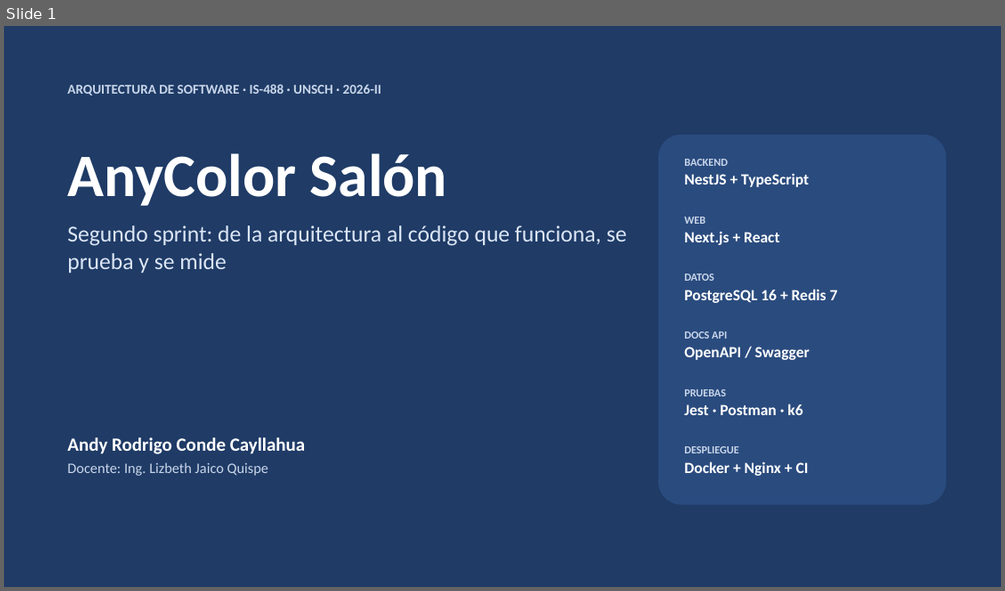
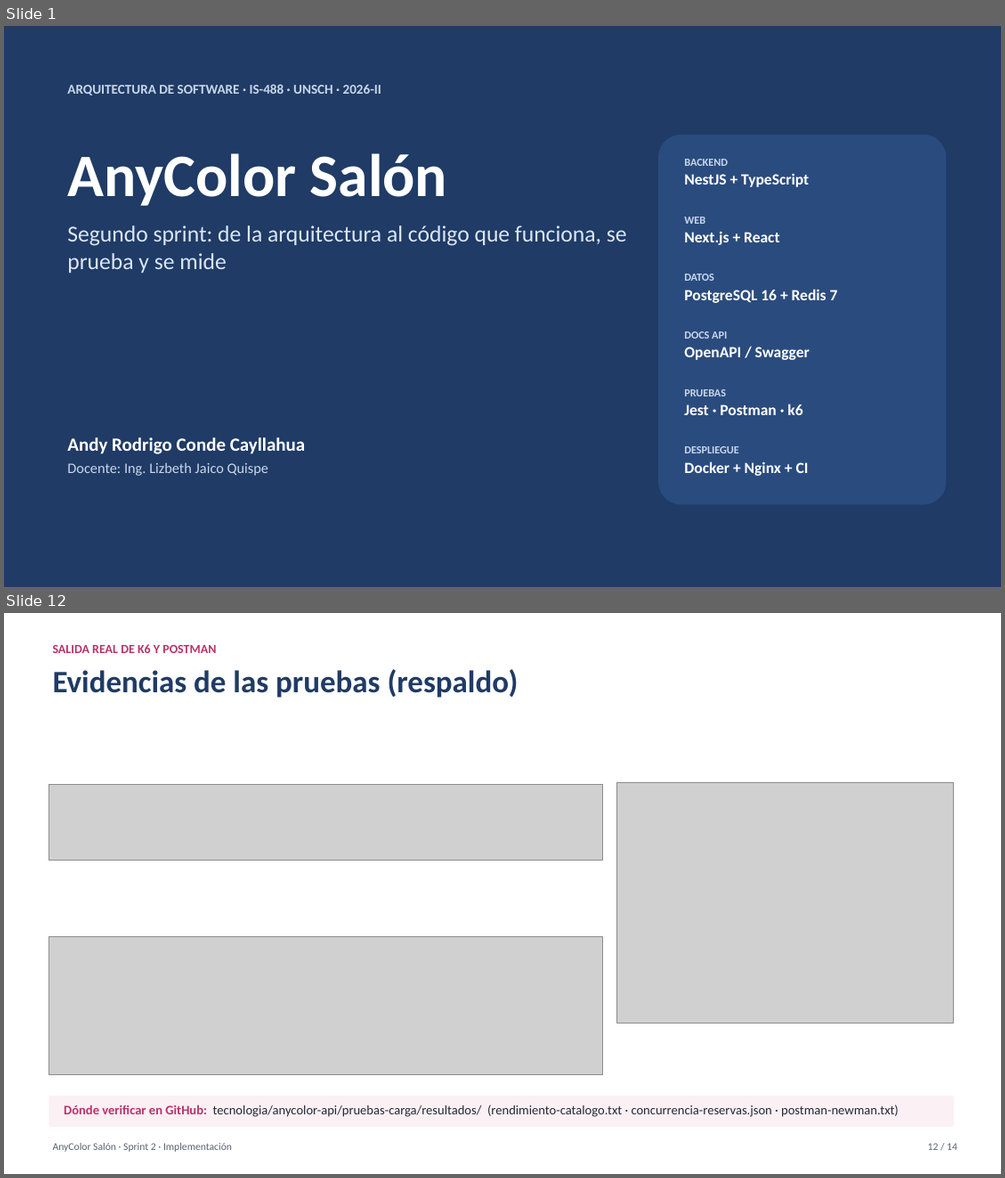
Before and after one commit to RodrigoCayllahua/AnyColor-arquitSoft-02-Andy-Conde, a slide deck: presentacion/AnyColor-Salon-Sprint2.pptx. Shown one above the other, each under a label of ours: slide 1 before the commit, slides 1 and 12 after it; the slides between them are not shown. The pictures are 1005x591 and 1005x1178 pixels, drawn with LibreOffice and Linux fonts; fonts in the diff are those of the drawing; grey boxes stand for pictures. Boxes give left, top, right and bottom in pixels: in the first picture for what was removed or moved away, otherwise in the second. Text is boxed around its words. In the diff, an @@ line names an element or a change of style, - is before the commit and + after.

Commit message:
docs: agregar diapositiva de evidencias de pruebas

```diff
--- a/presentacion/AnyColor-Salon-Sprint2.pptx
+++ b/presentacion/AnyColor-Salon-Sprint2.pptx
@@ slide 12 added at <box>4,613,1001,1174</box>, background #FFFFFF @@
@@ text added at <box>53,644,216,653</box>, 12 pt, text #B8336A, bold @@
+SALIDA REAL DE K6 Y POSTMAN
@@ text added at <box>53,669,518,698</box>, 30 pt, text #1F3B66, bold @@
+Evidencias de las pruebas (respaldo)
@@ picture added at <box>48,784,602,860</box> @@
@@ picture added at <box>617,783,954,1022</box> @@
@@ picture added at <box>48,937,602,1074</box> @@
@@ rounded rectangle added at <box>48,1095,954,1127</box>, fill #FBF0F4 @@
@@ text added at <box>64,1104,898,1117</box>, 12.5 pt, text #222B38 @@
+Dónde verificar en GitHub: tecnologia/anycolor-api/pruebas-carga/resultados/ (rendimiento-catalogo.txt · concurrencia-reservas.json · postman-newman.txt)
@@ text added at <box>53,1143,232,1151</box>, 10 pt, text #5A6475 @@
+AnyColor Salón · Sprint 2 · Implementación
@@ text added at <box>928,1143,957,1150</box>, 10 pt, text #5A6475 @@
+12 / 14
```
Also in this commit, not shown: 12 slides changed.
